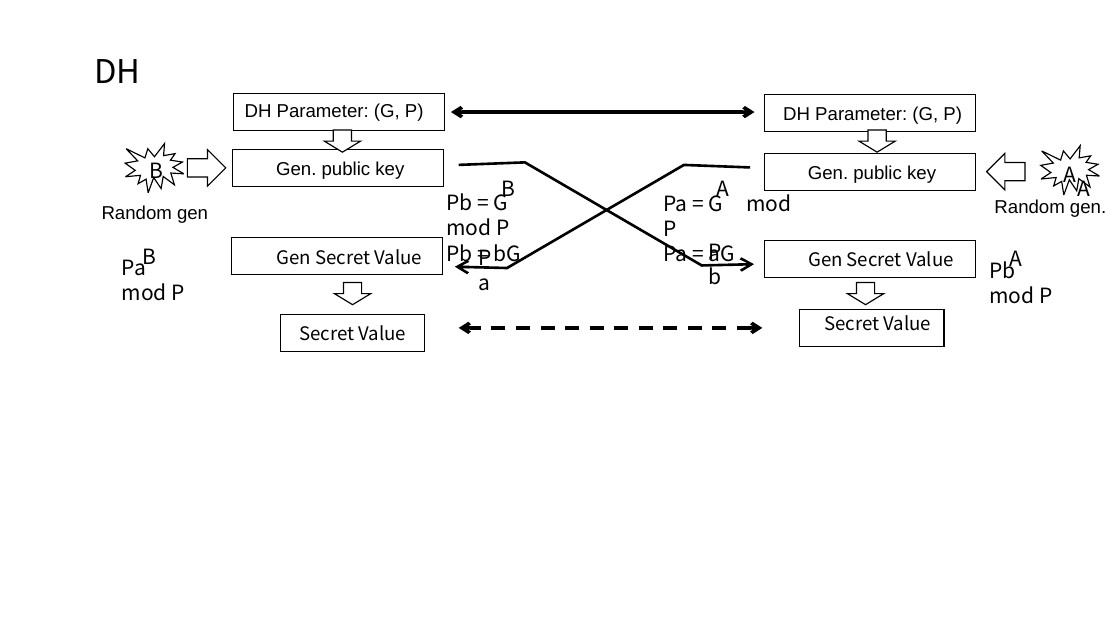
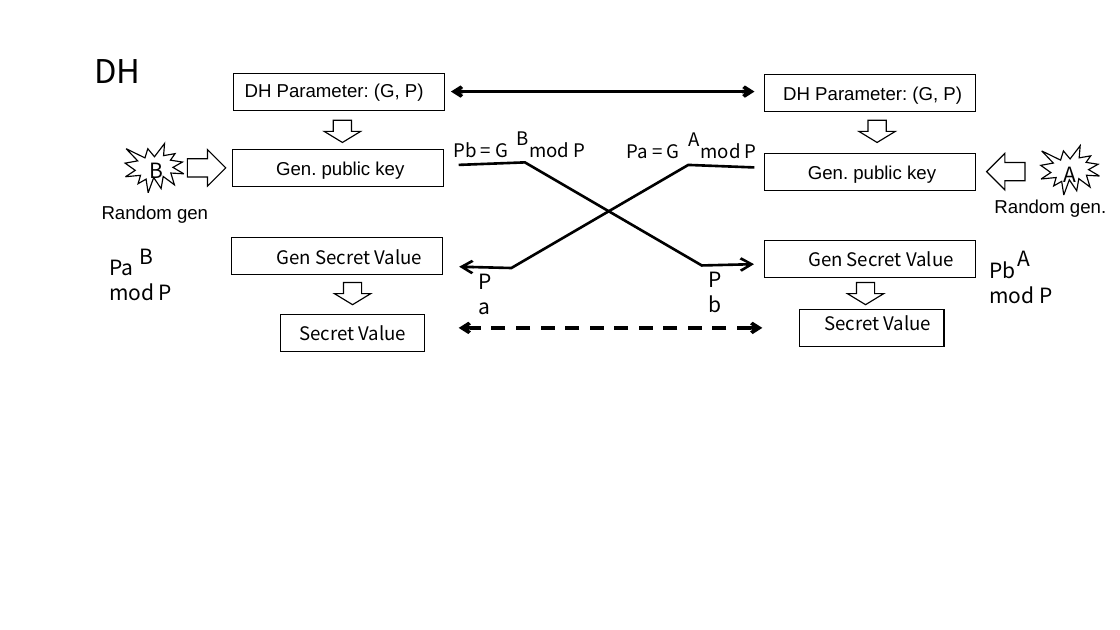
Before and after one commit to kojo1/TLSbook-en, a slide deck: slide 15 of Part1.Technology/Chapter3.Algorithm/Algorithm-fig-jp.pptx. Drawn at 1120x630 pixels with LibreOffice and Linux fonts; fonts in the diff are those of the drawing. Boxes give left, top, right and bottom in pixels: in the first picture for what was removed or moved away, otherwise in the second. Text is boxed around its words. In the diff, an @@ line names an element or a change of style, - is before the commit and + after.

```diff
--- a/Part1.Technology/Chapter3.Algorithm/Algorithm-fig-jp.pptx
+++ b/Part1.Technology/Chapter3.Algorithm/Algorithm-fig-jp.pptx
@@ 2 texts, 2 rectangles, 1 double arrow: place and size @@
-2 texts, 2 rectangles, 1 double arrow at <box>234,93,976,132</box>
+2 texts, 2 rectangles, 1 double arrow at <box>234,73,976,112</box>
@@ right arrow: place and size @@
-right arrow at <box>324,130,360,152</box>
+right arrow at <box>324,121,360,142</box>
@@ text "Pb = G mod P": place and size @@
-text "Pb = G mod P" at <box>446,189,521,266</box>
+text "Pb = G mod P" at <box>454,142,585,163</box>
@@ text "B": place and size @@
-text "B" at <box>501,180,515,198</box>
+text "B" at <box>516,131,528,145</box>
@@ size 18 to 16 pt in 4 elements at <box>688,132,699,146</box>, <box>516,131,528,145</box>, <box>454,142,585,163</box>, <box>627,143,757,159</box> @@
@@ text "Pa = G mod P": place and size @@
-text "Pa = G mod P" at <box>663,190,791,266</box>
+text "Pa = G mod P" at <box>627,143,757,159</box>
@@ text "A": place and size @@
-text "A" at <box>717,180,730,199</box>
+text "A" at <box>688,132,699,146</box>
@@ right arrow: place and size @@
-right arrow at <box>859,130,895,152</box>
+right arrow at <box>859,121,895,142</box>
@@ freeform shape: place and size @@
-freeform shape at <box>455,165,751,268</box>
+freeform shape at <box>460,165,755,268</box>
@@ text removed at <box>1078,175,1091,196</box> @@
-A
@@ text "B" rewrapped from <box>142,248,156,269</box> to <box>140,248,154,264</box> @@
@@ text "Pa mod P" rewrapped from <box>122,254,185,301</box> to <box>109,259,172,301</box> @@
@@ text "Pa" rewrapped from <box>663,241,687,262</box> to <box>470,264,507,292</box> @@
@@ text at <box>494,244,521,266</box>: paragraph removed @@
-Pb = bG
@@ text "Pb" rewrapped from <box>446,244,472,266</box> to <box>701,262,738,291</box> @@
@@ text at <box>708,243,734,266</box>: paragraph removed @@
-Pa = aG
@@ text "A" rewrapped from <box>1010,250,1023,272</box> to <box>1018,250,1031,266</box> @@
```
Also in this commit, not shown: 1 other slide changed, 12 other files.
